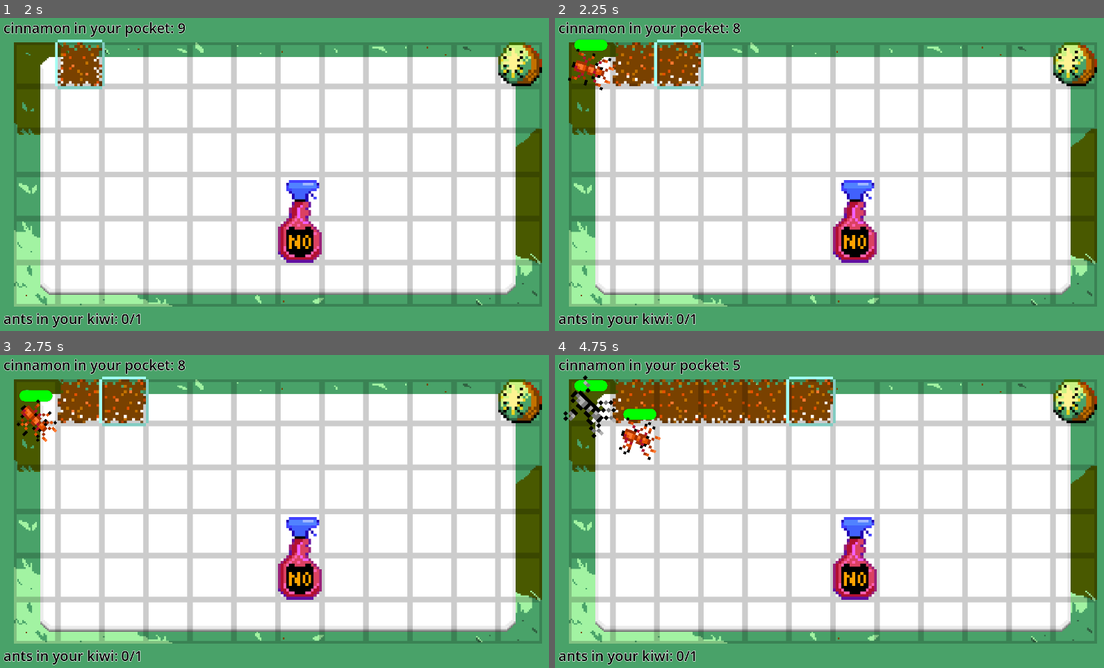
Above: before the commit, frames 1-4 (two rows, left to right).
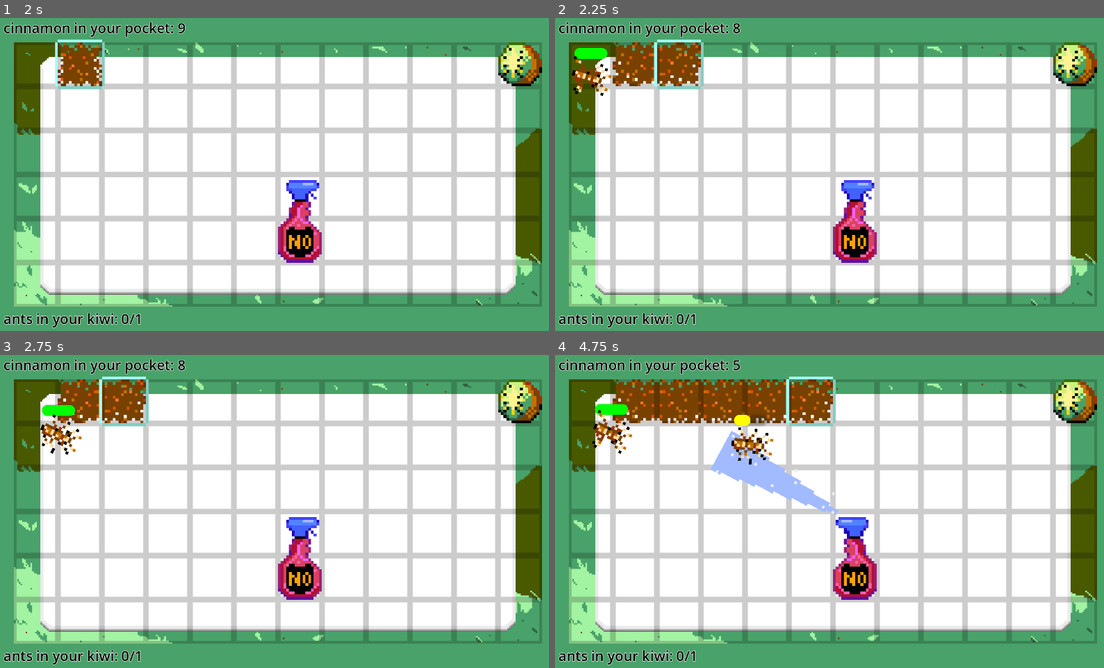
Above: after the commit, the same moments.

Repository: pmaitland/GGJ2026
Game: Godot game, scene res://scenes/main.tscn
Two runs of this game, one before a commit and one after it. Both use one fixed random seed, a clock stepped at 60 frames per second and the inputs below.
Inputs (mouse positions are in pixels of both pictures, inside the frame that each line leads up to):
- Up to frame 1 (2 s): tap Enter at 0.5 s; move the mouse to (38, 64) at 0.52 s; click (38, 64) at 0.67 s; tap Space at 1.25 s; move the mouse to (82, 64) at 1.27 s; click (82, 64) at 1.42 s
- Up to frame 2 (2.25 s): tap Enter at 2 s; move the mouse to (681, 64) at 2.02 s; click (681, 64) at 2.17 s
- Up to frame 3 (2.75 s): no input
- Up to frame 4 (4.75 s): move the mouse to (725, 401) at 2.77 s; click (725, 401) at 2.92 s; move the mouse to (769, 401) at 3.52 s; click (769, 401) at 3.67 s; move the mouse to (813, 401) at 4.27 s; click (813, 401) at 4.42 s

Frame 1 is identical in both runs. In frame 2, 0.8% of the frame differs, in the area x 2-11%, y 6-25%; in frame 3, 1.1%; in frame 4, 4.5%, in the area x 1-59%, y 6-78%.

Commit message:
fix fast ants

Diff:
--- a/mask/scripts/grid.gd
+++ b/mask/scripts/grid.gd
@@ -80,8 +80,11 @@
 		var ant
 		if child is Ant:
 			ant = child
-		elif child.name.to_lower().contains("ant"):
+		elif child.get_child_count() > 0 and child.get_child(0) is Ant:
 			ant = child.get_child(0)
+			print("found ant")
+			print(ant)
+			print(ant.is_dead())
 
 		if ant and not ant.is_dead():
 			return true
--- a/mask/scripts/level.gd
+++ b/mask/scripts/level.gd
@@ -72,9 +72,9 @@
 	{ # 1
 		"ants": AntHoard.new([
 			AntGroup.new(Level.AntType.None, 1),
-			AntGroup.new(Level.AntType.Basic, 1),
-			AntGroup.new(Level.AntType.Bulky, 1),
-			AntGroup.new(Level.AntType.Fast, 1),
+			#AntGroup.new(Level.AntType.Basic, 1),
+			#AntGroup.new(Level.AntType.Bulky, 1),
+			AntGroup.new(Level.AntType.Fast, 2),
 		]),
 		"grid": Vector2i(12, 6),
 		"sprays": [
